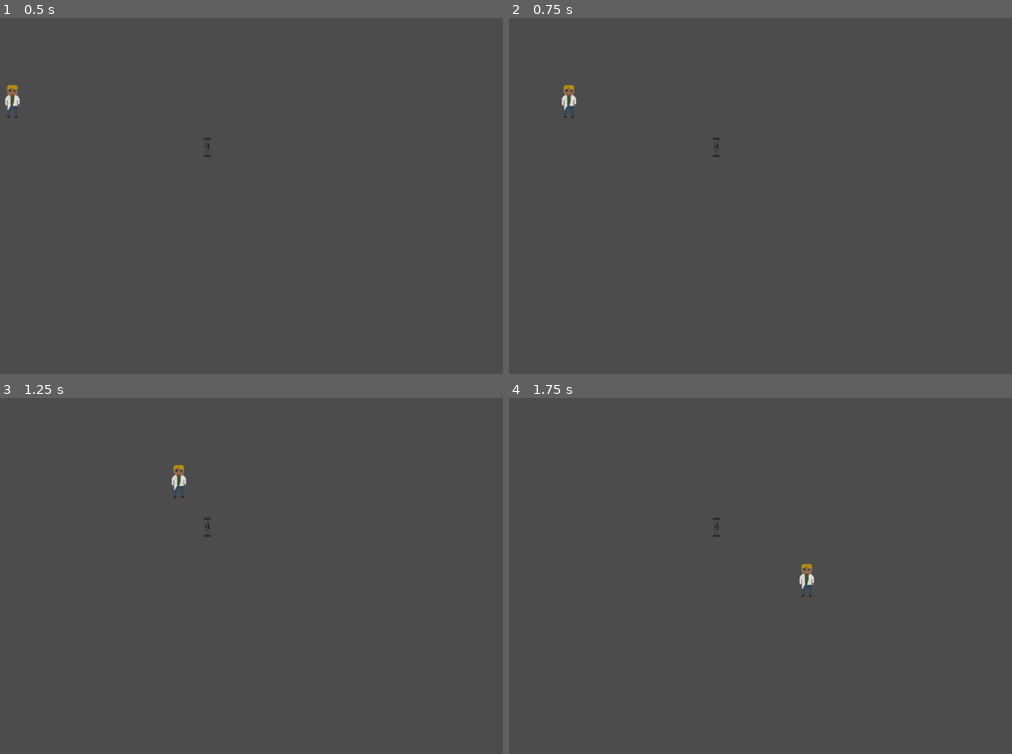
Above: before the commit, frames 1-4 (two rows, left to right).
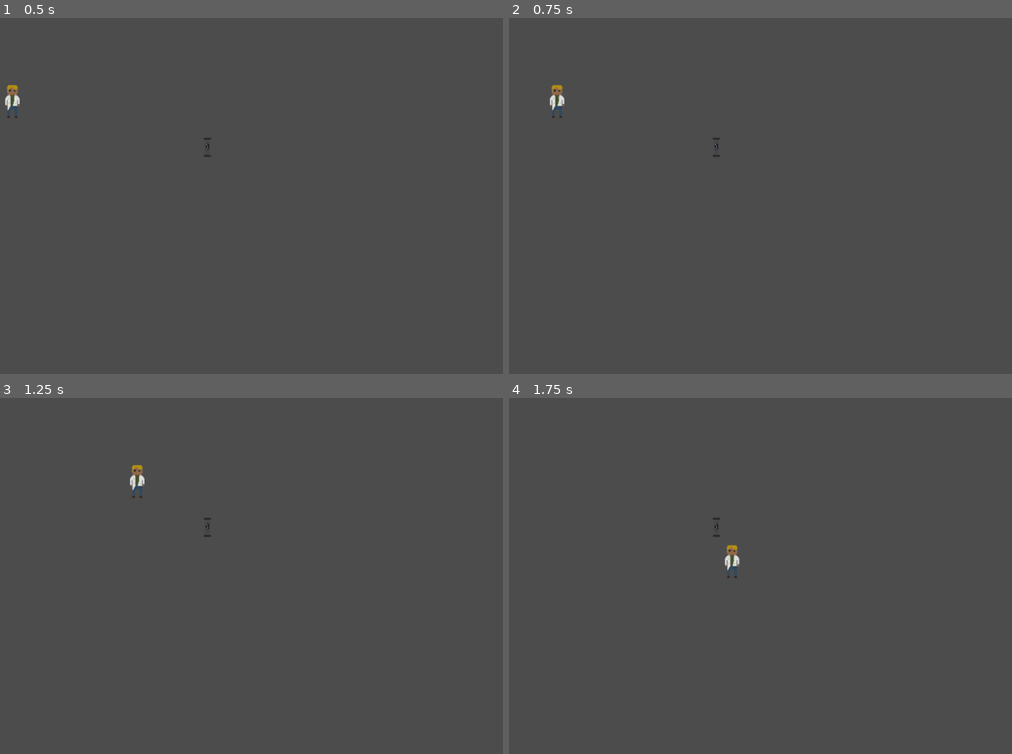
Above: after the commit, the same moments.

Repository: Wigui/GameJamCEMEA
Game: Godot game, scene res://Scene/World.tscn
Two runs of this game, one before a commit and one after it. Both use one fixed random seed, a clock stepped at 60 frames per second and the inputs below. The project has no main scene, so this scene is started directly.
Inputs:
- Up to frame 1 (0.5 s): no input
- Up to frame 2 (0.75 s): tap Enter at 0.5 s; hold Right (ui_right) from 0.53 s (still down); tap Space (attraper) at 0.6 s
- Up to frame 3 (1.25 s): keep holding Right (ui_right)
- Up to frame 4 (1.75 s): release Right (ui_right) at 1.28 s; hold Down (ui_down) from 1.28 s (still down); tap Space (attraper) at 1.35 s

Frame 1 is identical in both runs. In frame 2, 0.3% of the frame differs, in the area x 8-14%, y 18-28%; in frame 3, 0.3%; in frame 4, 0.4%, in the area x 42-61%, y 41-56%.

Commit message:
Test Correction Layer

Diff:
--- a/Scene/GrabArea.gd
+++ b/Scene/GrabArea.gd
@@ -13,7 +13,8 @@
 	var objet = get_nearest_object()
 	if not objet:
 		return
-	objet.get_children
+#	objet.collision_layer = 4
+#	objet.collision_mask = 4
 
 func get_nearest_object():
 	if objets_superposes.size()<=0:
--- a/Scene/World.tscn
+++ b/Scene/World.tscn
@@ -10,3 +10,4 @@
 
 [node name="Player" parent="." instance=ExtResource( 2 )]
 position = Vector2( 198.781, 141.302 )
+vitesse = 300
